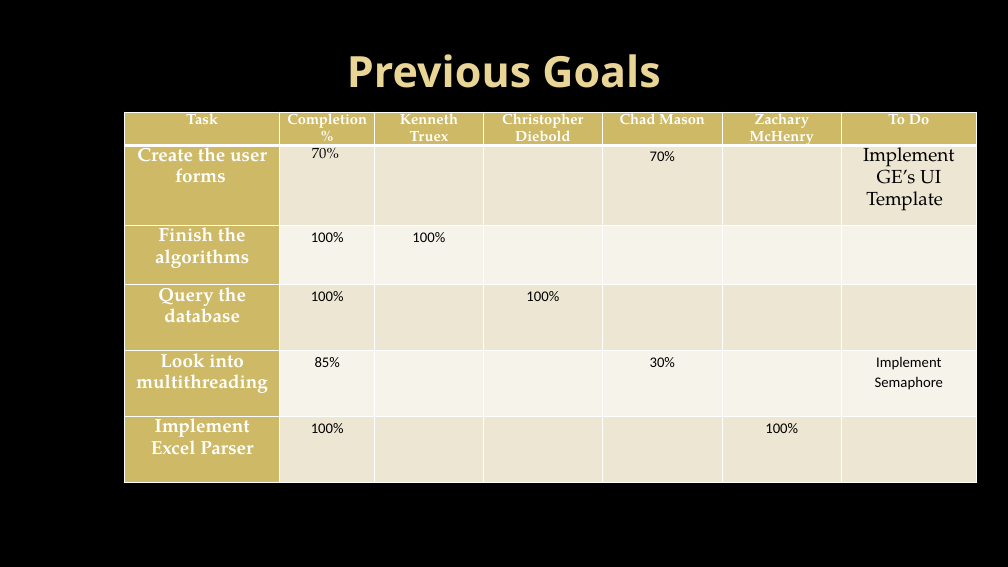
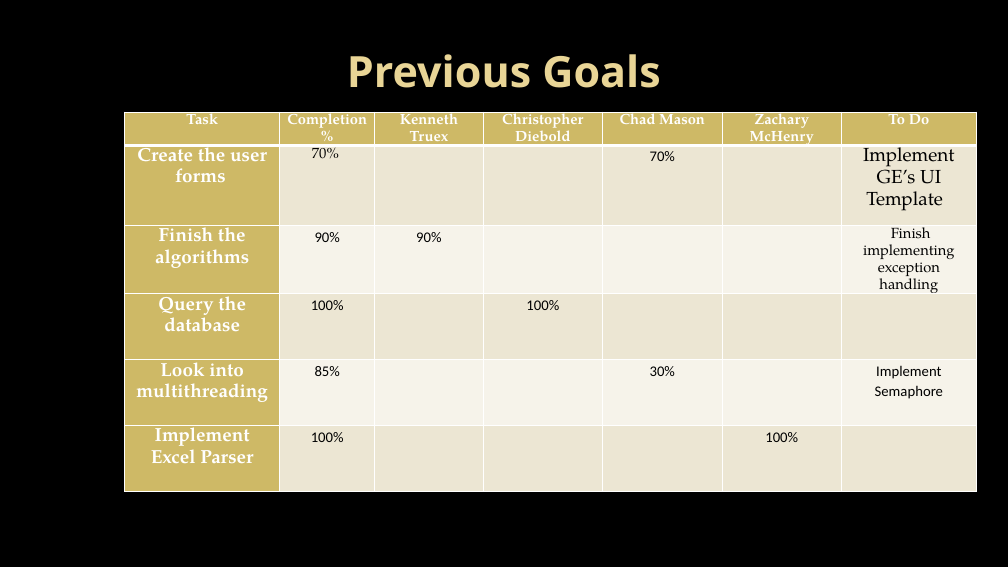
Before and after one commit to Topgun122104/SeniorProj, a slide deck: slide 2 of Documents/Presentations/Milestone 3 presentation.pptx. Drawn at 1008x567 pixels with LibreOffice and Linux fonts; fonts in the diff are those of the drawing; background and template pictures are left out. Boxes give left, top, right and bottom in pixels: in the first picture for what was removed or moved away, otherwise in the second. Text is boxed around its words. In the diff, an @@ line names an element or a change of style, - is before the commit and + after.

```diff
--- a/Documents/Presentations/Milestone 3 presentation.pptx
+++ b/Documents/Presentations/Milestone 3 presentation.pptx
@@ table at box(125, 112, 976, 510) @@
-row 3: Finish the algorithms | 100% | 100% |  |  |  | 
+row 3: Finish the algorithms | 90% | 90% |  |  |  | Finish implementing exception handling
```
Also in this commit, not shown: 3 other slides changed, 13 other files.
